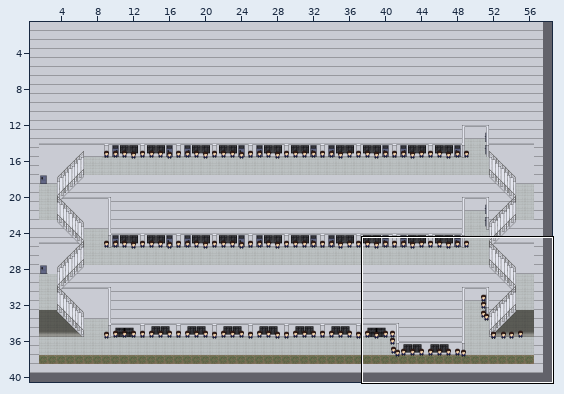
Tiled map: assets/tiles/gzbuilding.tmx. The first picture is a wide view before the edit; the outline marks the close-up.
Close-up. Before the edit:
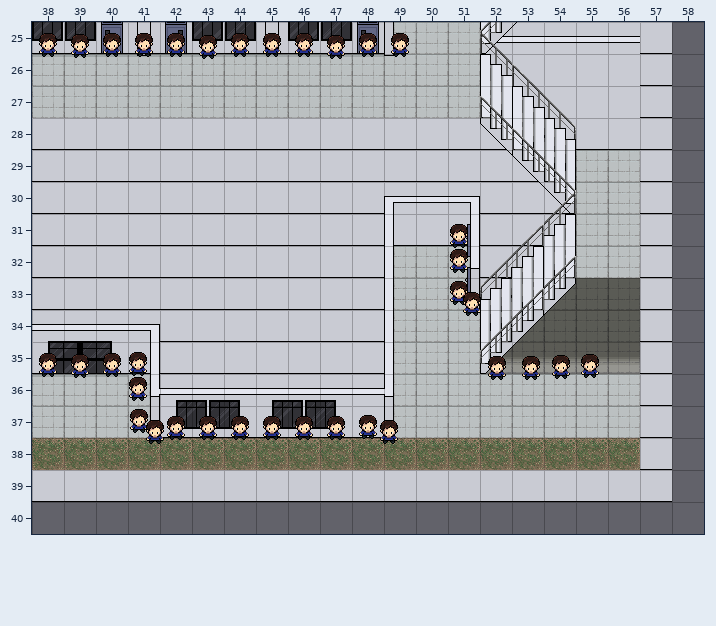
Cells are 32x32 px. Shown: x 38..58, y 25..40. The commit also changed other parts of the map, which this record leaves out.
The same view after the edit:
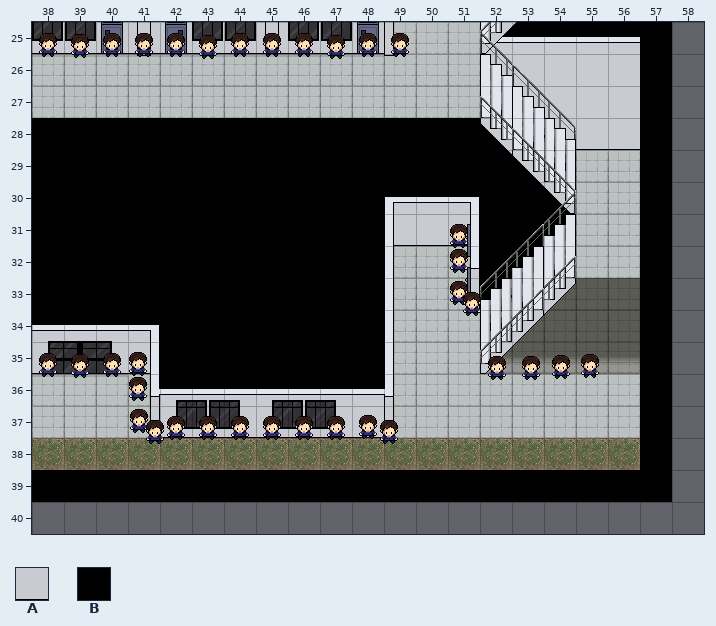
Key: from "hallway": A 21; from "map": B 120.
_ is an empty cell.
The edit:
Layer "LDC/floors":
Tile A becomes tile B in row 25 at x 52 to 57; in rows 26 to 27 at x 57; in row 28 at x 38 to 52 and 57; in row 29 at x 38 to 53 and 57; in row 30 at x 38 to 54 and 57; in row 31 at x 38 to 48, 52 to 54 and 57.
Tile A becomes tile B in row 32 at x 38 to 48, 52 to 53 and 57; in row 33 at x 38 to 48, 52 and 57; in row 34 at x 38 to 48 and 57; in rows 35 to 36 at x 42 to 48 and 57; in rows 37 to 38 at x 57; in row 39 at x 38 to 57.
Where, in picture pixels (left, top, right, bottom), the same in both close-ups:
changed: (32, 22, 672, 501)
